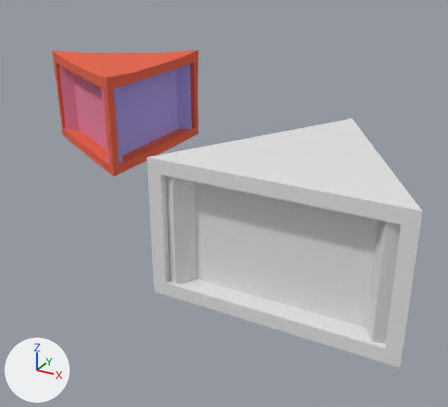
One commit to the Blender file Models/FlashBox.blend: the scene before it, then after it.
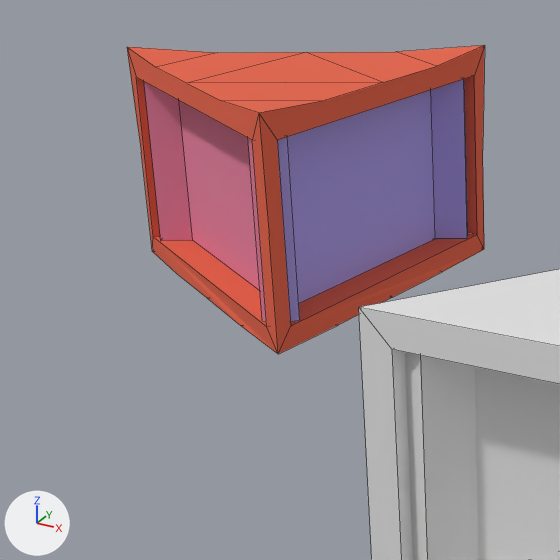
Each version appears first whole from a 50 mm lens placed at (4.38, -5.56, 1.83), pointed at (1.8, -0.88, -0.52), and next in a close-up on the part from 0% to 51% of the width and 8% to 64% of the height. The axes (+X, +Y, +Z) are drawn at lower left. The lights are the same throughout. The first two pictures are the older version. The close-ups show mesh edges as thin lines.
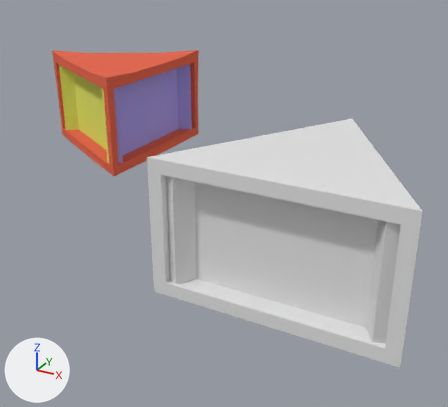
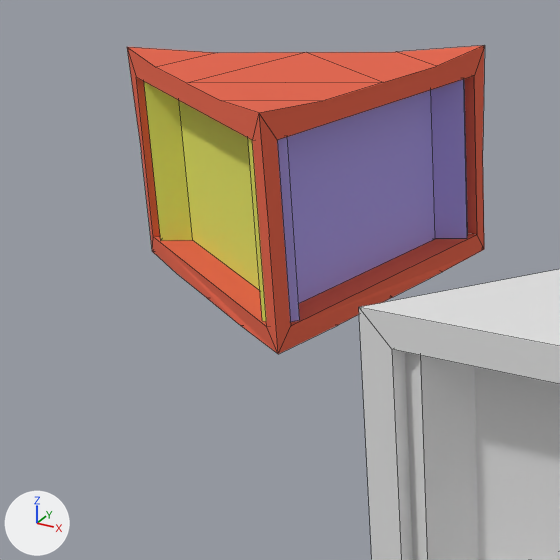
What changed in the scene script:
```text
Change me_sphere:
    where me_sphere.from_pydata(...)  # 122 vertices, 119 faces; spans x -0.87..0.87, y -0.5..1.0, z -0.5..0.53
    used by ob_sphere; location = (0.0, 0.0, 0.0); rotation_euler = (0.0, 0.0, 1.571), in degrees (0, 0, 90)
    me_sphere part 1: all 5 faces that had it switch from mat_pinyin (pink #e781a1) to mat_meaning (yellow #e4e762)
```

Boxes (x1, y1, x2, y2) around the edits, measured in the close-ups (560 x 560 px):
part 1 of me_sphere, recoloured (pink to yellow): (144, 82, 266, 321) in both
